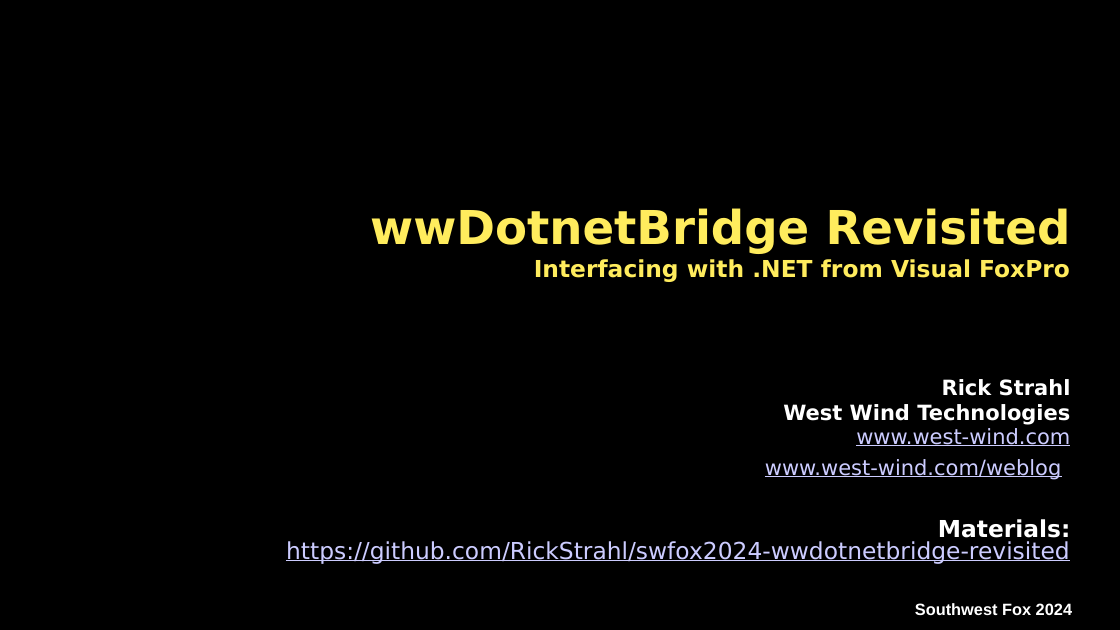
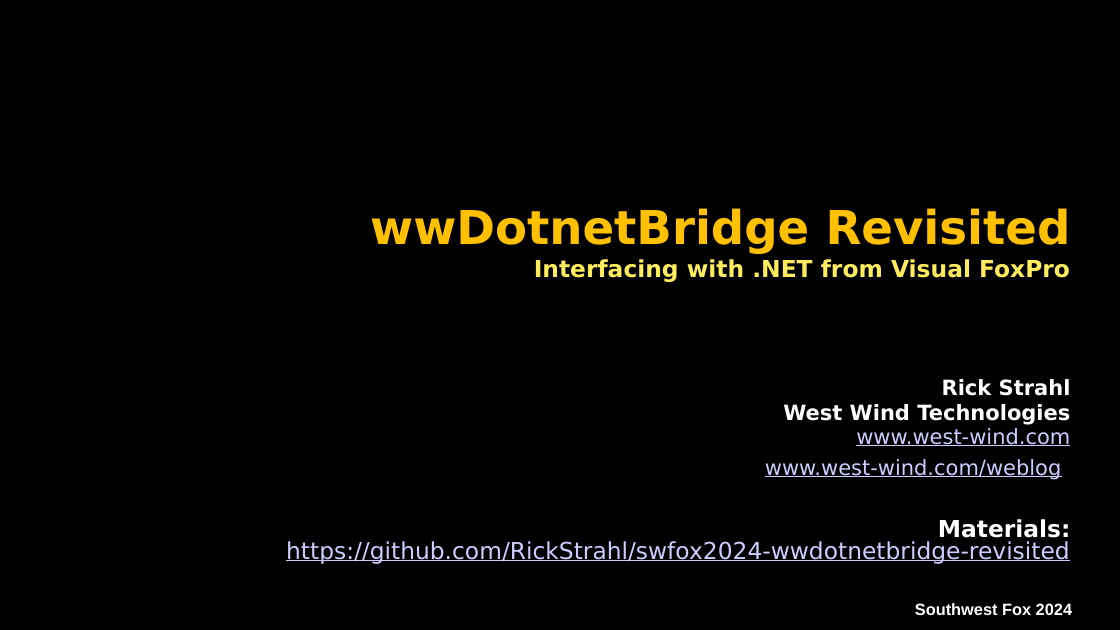
Before and after one commit to RickStrahl/swfox2024-wwdotnetbridge-revisited, a slide deck: slide 1 of Documents/Strahl-swFox2024-wwDotnetBridge-Revisited.pptx. Drawn at 1120x630 pixels with LibreOffice and Linux fonts; fonts in the diff are those of the drawing; background and template pictures are left out. Boxes give left, top, right and bottom in pixels: in the first picture for what was removed or moved away, otherwise in the second. Text is boxed around its words. In the diff, an @@ line names an element or a change of style, - is before the commit and + after.

```diff
--- a/Documents/Strahl-swFox2024-wwDotnetBridge-Revisited.pptx
+++ b/Documents/Strahl-swFox2024-wwDotnetBridge-Revisited.pptx
@@ title "wwDotnetBridge Revisited Interfacing with .NET ..." at [370,208,1071,282]: text colour #FFEC5D to #FFC000 in "wwDotnetBridge Revisited" @@
```
Also in this commit, not shown: 3 other slides changed, 2 slides added, 7 other files.
